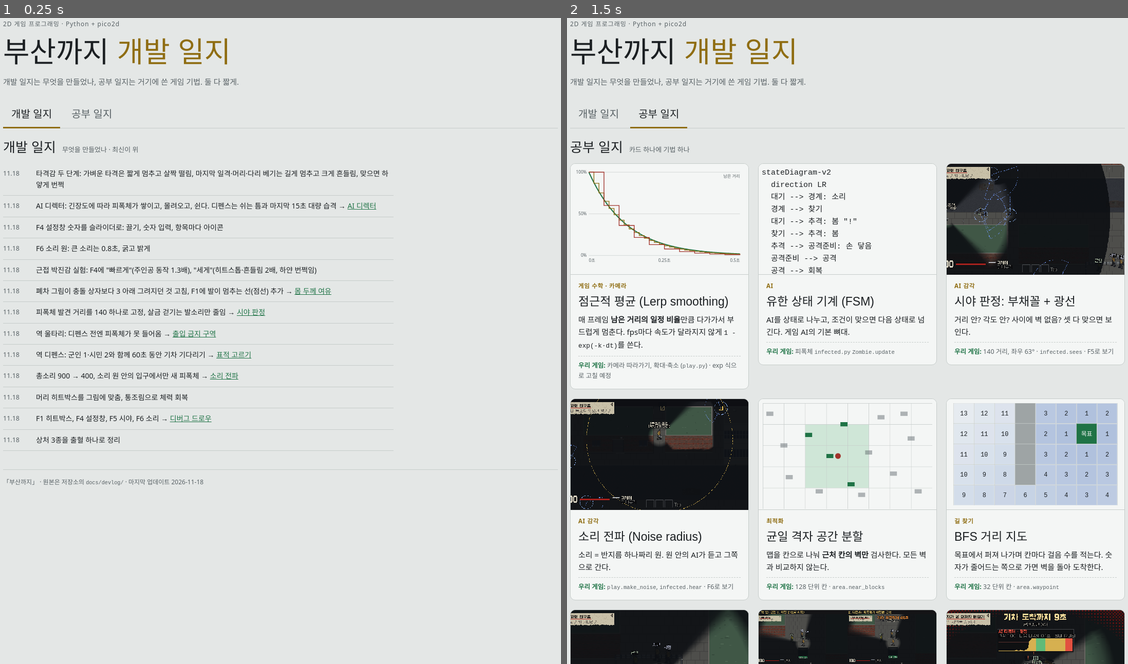
Above: before the commit, frames 1-2 (left to right).
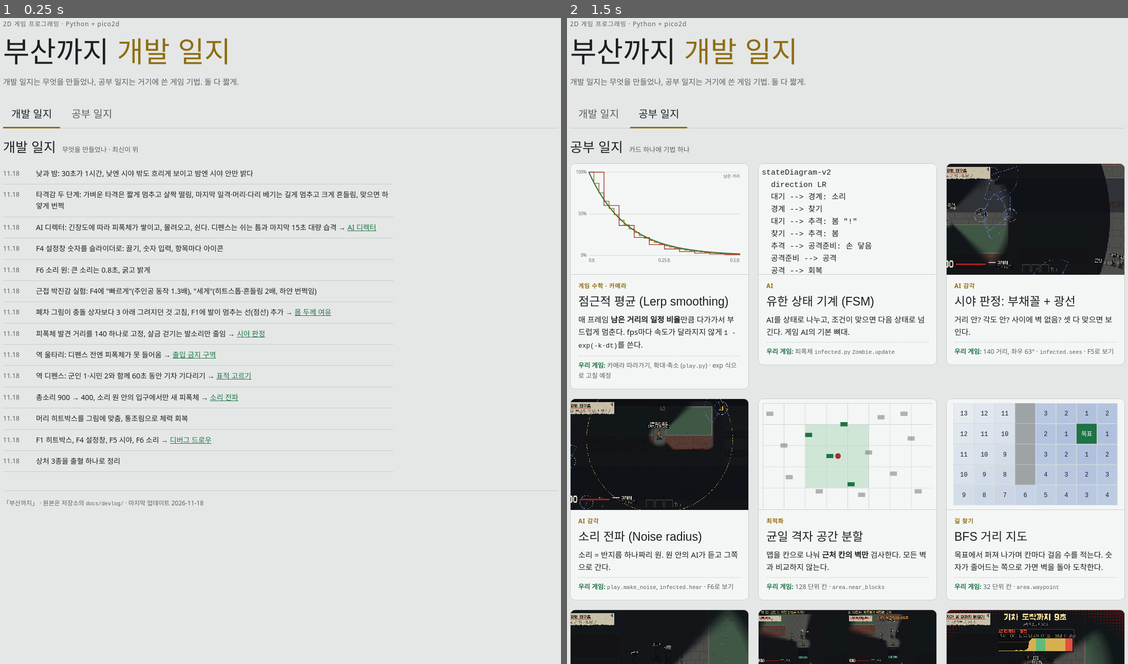
Above: after the commit, the same moments.

Repository: kimminseoung-source/2DGame_Project_NuclearSeoul
Game: browser game, page docs/devlog/index.html
Same seed, same stepped clock (60 frames per second), same inputs: the game is played once before the commit and once after it.
Inputs:
- Up to frame 1 (0.25 s): no input
- Up to frame 2 (1.5 s): click "출입 금지 구역" at 1.27 s

The runs differ from the first frame. In frame 1, 3.9% of the frame differs, in the area x 0-100%, y 23-76%; in frame 2, nothing differs.

Commit message:
낮과 밤: 낮엔 시야 밖도 흐리게 보이고 밤엔 시야 안만
- daylight.py: 30초가 1시간, 14시 시작, 저녁·밤·새벽
- 벽 뒤 그림자는 낮에도 어둡게, 밤엔 푸른 덮개, 시각 표시, F4 시각 슬라이더

Co-Authored-By: Claude Opus 5.5 <noreply@anthropic.com>

Diff:
--- a/docs/devlog/index.html
+++ b/docs/devlog/index.html
@@ -107,6 +107,7 @@
   <section class="view log" id="view-dev" aria-labelledby="logtitle">
     <div class="section-title"><h2 id="logtitle">개발 일지</h2><small>무엇을 만들었나 · 최신이 위</small></div>
     <ol>
+      <li><span class="d">11.18</span><span>낮과 밤: 30초가 1시간, 낮엔 시야 밖도 흐리게 보이고 밤엔 시야 안만 밝다</span></li>
       <li><span class="d">11.18</span><span>타격감 두 단계: 가벼운 타격은 짧게 멈추고 살짝 떨림, 마지막 일격·머리·다리 베기는 길게 멈추고 크게 흔들림, 맞으면 하얗게 번쩍</span></li>
       <li><span class="d">11.18</span><span>AI 디렉터: 긴장도에 따라 피폭체가 쌓이고, 몰려오고, 쉰다. 디펜스는 쉬는 틈과 마지막 15초 대량 습격 → <a href="#director">AI 디렉터</a></span></li>
       <li><span class="d">11.18</span><span>F4 설정창 숫자를 슬라이더로: 끌기, 숫자 입력, 항목마다 아이콘</span></li>
Binary file added: docs/planning/daylight.png
Not shown, changed: PRD.md
Not shown, changed: docs/DEVLOG.md
